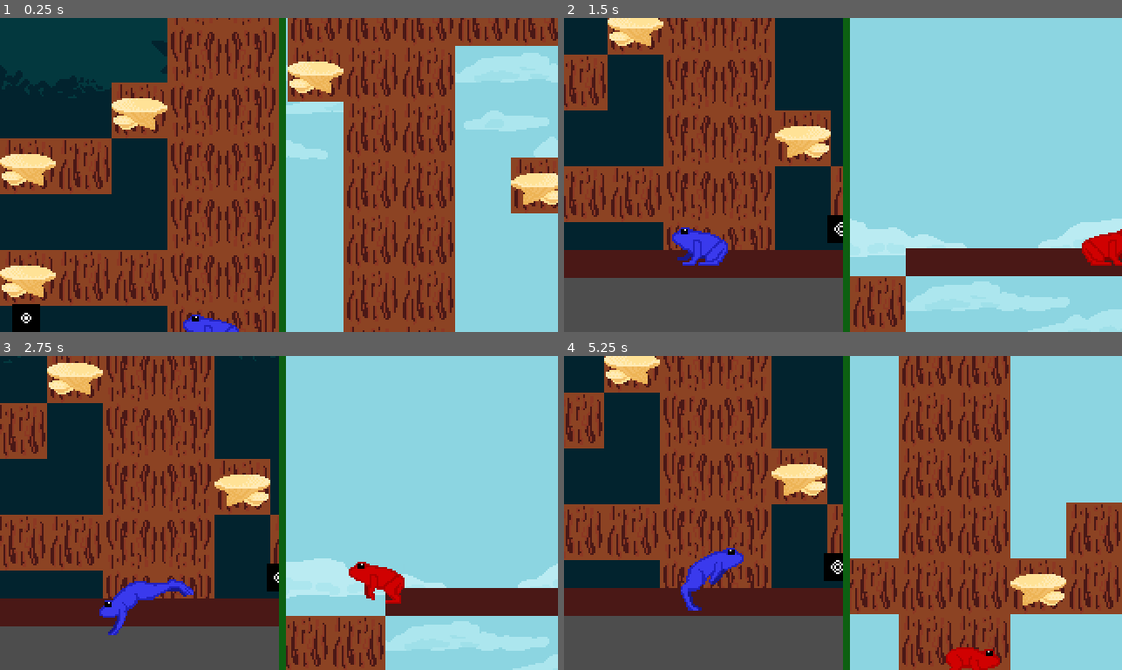
Above: before the commit, frames 1-4 (two rows, left to right).
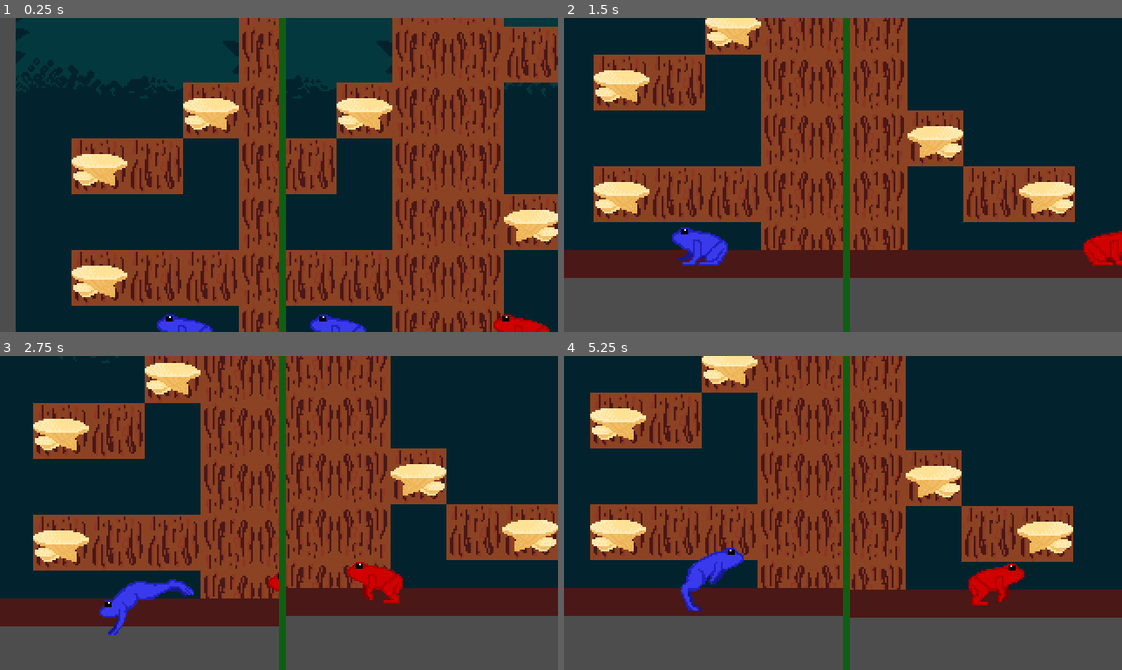
Above: after the commit, the same moments.

Repository: shrubino/CSP_LocalMult
Game: Godot game, scene res://Scenes/main.tscn
Two runs of this game, one before a commit and one after it. Both use one fixed random seed, a clock stepped at 60 frames per second and the inputs below.
Inputs:
- Up to frame 1 (0.25 s): no input
- Up to frame 2 (1.5 s): hold V (V) 0.53-1.28 s; hold Right (Right) from 0.53 s (still down); tap Up (Up) at 0.77 s; tap A (A) at 1.35 s
- Up to frame 3 (2.75 s): tap Up (Up) at 1.52 s; tap V (V) at 1.55 s; release Right (Right) at 2.03 s; hold Left (Left) from 2.03 s (still down); hold V (V) from 2.03 s (still down); tap C (C) at 2.1 s
- Up to frame 4 (5.25 s): release Left (Left) at 2.78 s; release V (V) at 2.78 s; hold Right (Right) 2.78-4.28 s; tap D (D) at 2.85 s; tap Up (Up) at 3.02, 3.77, 4.52 s; tap V (V) at 3.05, 3.8, 4.55 s; hold M (M) 3.53-4.28 s; hold Left (Left) 4.28-5.03 s; tap N (N) at 4.35 s; hold Right (Right) from 5.03 s (still down); hold S (S) from 5.03 s (still down)

The runs differ from the first frame. In frame 1, 63% of the frame differs, in the area x 0-100%, y 0-100%; in frame 2, 69%; in frame 3, 70%; in frame 4, 69%.

Commit message:
Replacement
Replaced Player and Items

Diff:
--- a/local-multiplayer-game/Scenes/Level1.tscn
+++ b/local-multiplayer-game/Scenes/Level1.tscn
@@ -101,7 +101,7 @@
 tile_set = SubResource("TileSet_slnnj")
 
 [node name="Player1" parent="." instance=ExtResource("2_6l7je")]
-position = Vector2(153, 164)
+position = Vector2(97, 164)
 run = false
 idle = false
 tongueSpeed = 100
@@ -111,12 +111,12 @@
 tongueStunTime = 2.0
 
 [node name="Player2" parent="." groups=["Player"] instance=ExtResource("3_jv6wh")]
-position = Vector2(241, -2403)
+position = Vector2(202, 164)
 
 [node name="Items" type="Node" parent="."]
 
 [node name="SupeerJump_1" parent="Items" instance=ExtResource("4_jghel")]
-position = Vector2(230, 164)
+position = Vector2(275, -128)
 
 [node name="SupeerJump_2" parent="Items" instance=ExtResource("4_jghel")]
 position = Vector2(302, -542)
@@ -126,7 +126,7 @@
 itemType = 1
 
 [node name="DoubleJump_2" parent="Items" instance=ExtResource("4_jghel")]
-position = Vector2(47, 167)
+position = Vector2(49, -990)
 itemType = 1
 
 [node name="CanvasLayer" type="CanvasLayer" parent="."]
